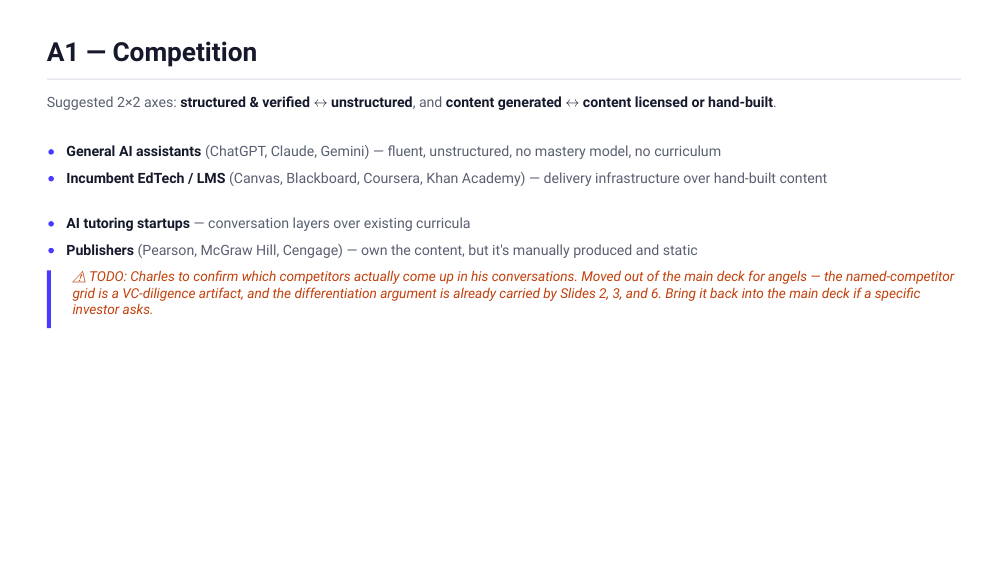
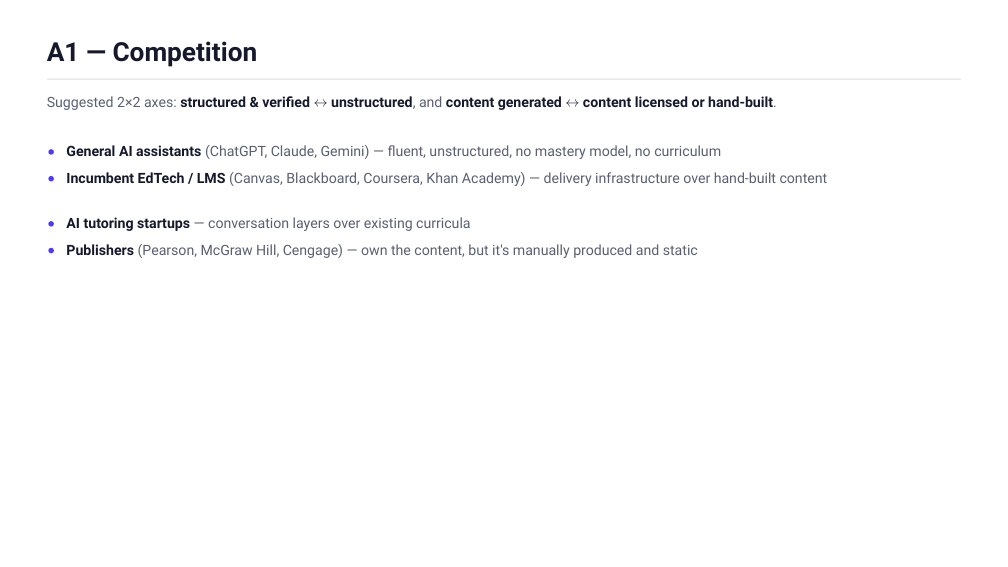
Before and after one commit to ChuckIrvine/qlaudia, a slide deck: slide 16 of pitch_deck/qlaudia_pitch_deck.pptx. Drawn at 1008x567 pixels with LibreOffice and Linux fonts; fonts in the diff are those of the drawing. Boxes give left, top, right and bottom in pixels: in the first picture for what was removed or moved away, otherwise in the second. Text is boxed around its words. In the diff, an @@ line names an element or a change of style, - is before the commit and + after.

```diff
--- a/pitch_deck/qlaudia_pitch_deck.pptx
+++ b/pitch_deck/qlaudia_pitch_deck.pptx
@@ rectangle removed at (47,271,51,328) @@
@@ text removed at (73,270,954,314) @@
-⚠️ TODO: Charles to confirm which competitors actually come up in his conversations. Moved out of the main deck for angels — the named-competitor grid is a VC-diligence artifact, and the differentiation argument is already carried by Slides 2, 3, and 6. Bring it back into the main deck if a specific investor asks.
```
Also in this commit, not shown: 1 other slide changed, 1 other file.
